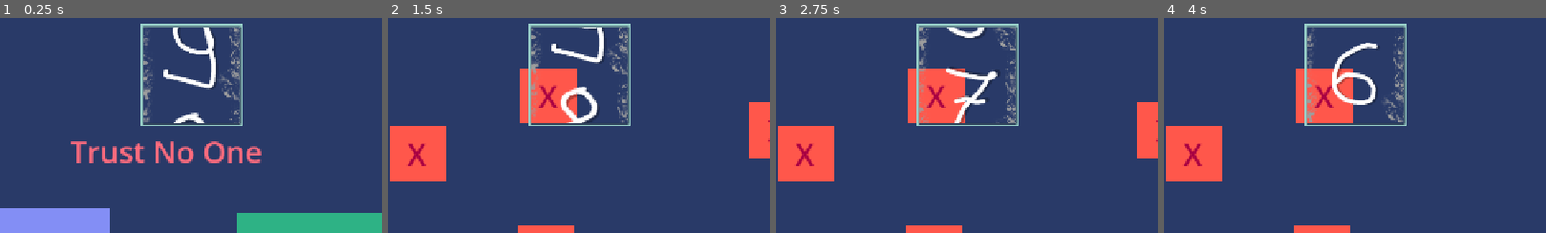
Above: before the commit, frames 1-4 (left to right).
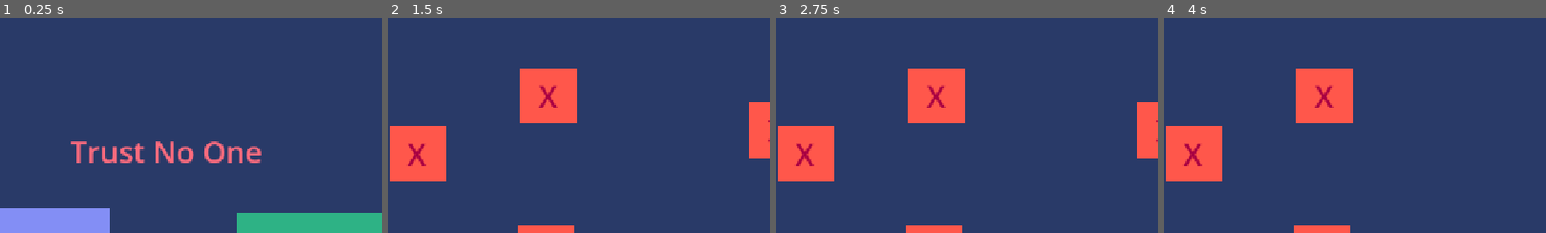
Above: after the commit, the same moments.

Repository: MisterIXI/gmtk26
Game: Godot game, scene res://scenes/__game/main.tscn
The game is run twice, just before and just after one commit, with the same random seed, the same clock (stepped at 60 frames per second) and the same inputs.
Inputs (mouse positions are % of the whole screen's width and height, from its top left):
- Up to frame 1 (0.25 s): no input
- Up to frame 2 (1.5 s): click "Green" at 0.5 s; move the mouse to (72, 45) at 1.27 s
- Up to frame 3 (2.75 s): move the mouse to (30, 55) at 2.02 s
- Up to frame 4 (4 s): click "X" at 2.75 s; click "X" at 3.5 s
The pictures show only the part of the screen within x 27-77%, y 0-50%; the shares and areas given below are measured in that part.

The runs differ from the first frame. In frame 1, 3.6% of the frame differs, in the area x 36-64%, y 2-51%; in frame 2, 3.5%; in frame 3, 3.4%; in frame 4, 3.3%.

Commit message:
the moutain doesnt change you do

Diff:
--- a/scenes/__game/main.tscn
+++ b/scenes/__game/main.tscn
@@ -4,26 +4,19 @@
 
 [node name="Main" type="Node2D" unique_id=182831752]
 
-[node name="Background" type="ColorRect" parent="." unique_id=443986363]
-z_index = -1
-custom_minimum_size = Vector2(25.316, 16.574)
-anchors_preset = 15
-anchor_right = 1.0
-anchor_bottom = 1.0
-offset_left = -560.0
-offset_top = -625.0
-offset_right = 2227.0
-offset_bottom = 1176.0
-grow_horizontal = 2
-grow_vertical = 2
-mouse_filter = 2
-color = Color(0.22745098, 0.26666668, 0.4, 1)
-metadata/_edit_lock_ = true
+[node name="Camera2D" type="Camera2D" parent="." unique_id=1107414062]
+position = Vector2(639.99994, 360.00006)
+scale = Vector2(1.0000001, 1)
+limit_left = 0
+limit_top = -400
+limit_right = 2540
+limit_bottom = 720
+position_smoothing_enabled = true
+drag_horizontal_enabled = true
+drag_vertical_enabled = true
 
 [node name="countdown" parent="." unique_id=1272253409 instance=ExtResource("1_ofrgl")]
+visible = false
 position = Vector2(667, 96.00001)
 scale = Vector2(1.265, 1.265)
-
-[node name="Camera2D" type="Camera2D" parent="." unique_id=1107414062]
-position = Vector2(640, 360)
 metadata/_edit_lock_ = true
--- /dev/null
+++ b/scenes/mountain/mountain.gd
@@ -0,0 +1,13 @@
+extends Node2D
+
+@export var pathfollow : PathFollow2D
+@export var camera : Camera2D
+
+var current_level : int = 0
+var level_progress : Array[float] = [0, 0.071, 0.115, 0.163, 0.212, 0.268, 0.322, 0.377, 0.435, 0.497, 0.553, 0.599, 0.6429, 0.6977, 0.7503, 0.7942, 0.8468, 0.9158, 1]
+
+signal moved
+
+func set_level(level : int):
+	current_level = level
+	var tween
--- /dev/null
+++ b/scenes/mountain/mountain.tscn
@@ -0,0 +1,67 @@
+[gd_scene format=3 uid="uid://bp4rgn2d1j2ee"]
+
+[ext_resource type="Texture2D" uid="uid://3eiyrj43g4qn" path="res://assets/textures/mountain.png" id="1_7gjsp"]
+[ext_resource type="Texture2D" uid="uid://cb8ntf2ovy8m4" path="res://assets/textures/path.png" id="2_85a4e"]
+[ext_resource type="Texture2D" uid="uid://w7idcgetmiy7" path="res://icon.svg" id="3_ejcf3"]
+
+[sub_resource type="Gradient" id="Gradient_vubpu"]
+colors = PackedColorArray(0, 0.6, 0.85882354, 1, 0.07058824, 0.30588236, 0.5372549, 1)
+
+[sub_resource type="GradientTexture2D" id="GradientTexture2D_50pvi"]
+gradient = SubResource("Gradient_vubpu")
+width = 1280
+height = 720
+fill_from = Vector2(0.5, 1)
+fill_to = Vector2(0.19130434, 0)
+
+[sub_resource type="Curve2D" id="Curve2D_q3roe"]
+_data = {
+"points": PackedVector2Array(0, 0, 0, 0, -12.706612, 648.5901, 0, 0, 0, 0, 147.35449, 650.6398, 0, 0, 0, 0, 245.25594, 630.5532, 0, 0, 0, 0, 356.36627, 606.36743, 0, 0, 0, 0, 469.03064, 586.6908, 0, 0, 0, 0, 577.033, 522.332, 0, 0, 0, 0, 700.5754, 485.8483, 0, 0, 0, 0, 821.7867, 460.4327, 0, 0, 0, 0, 953.09894, 433.37738, 0, 0, 0, 0, 1090.6271, 454.6937, 0, 0, 0, 0, 1224.2704, 423.94904, 0, 0, 0, 0, 1318.2869, 386.23557, 0, 0, 0, 0, 1402.2024, 343.60294, 0, 0, 0, 0, 1524.9677, 347.70224, 0, 0, 0, 0, 1625.9772, 267.35614, 0, 0, 0, 0, 1719.2166, 235.3817, 0, 0, 0, 0, 1845.8668, 237.43134, 0, 0, 0, 0, 1977.9562, 165.69377, 0, 0, 0, 0, 2173.7588, 166.92355)
+}
+point_count = 19
+
+[node name="Mountain" type="Node2D" unique_id=793561004]
+
+[node name="sky" type="Sprite2D" parent="." unique_id=1755676935]
+position = Vector2(1267.5, 155.50009)
+scale = Vector2(1.9804688, 1.5680557)
+texture = SubResource("GradientTexture2D_50pvi")
+
+[node name="mountain" type="Sprite2D" parent="sky" unique_id=1016317465]
+position = Vector2(0.75738525, -10.300429)
+scale = Vector2(0.504931, 0.51502144)
+texture = ExtResource("1_7gjsp")
+metadata/_edit_lock_ = true
+
+[node name="path" type="Sprite2D" parent="sky" unique_id=1564976767]
+position = Vector2(-1.2623291, -4.6351933)
+scale = Vector2(0.504931, 0.51502144)
+texture = ExtResource("2_85a4e")
+metadata/_edit_lock_ = true
+
+[node name="Path2D" type="Path2D" parent="sky/path" unique_id=1330698110]
+position = Vector2(-1359.6465, -938.2012)
+scale = Vector2(1.2870086, 2.439447)
+curve = SubResource("Curve2D_q3roe")
+
+[node name="PathFollow2D" type="PathFollow2D" parent="sky/path/Path2D" unique_id=111365291]
+position = Vector2(-12.611619, 648.5913)
+rotation = 0.012804926
+h_offset = 0.095
+loop = false
+
+[node name="Sprite2D" type="Sprite2D" parent="sky/path/Path2D/PathFollow2D" unique_id=885858151]
+position = Vector2(2.6226044e-06, 4.7504902e-05)
+scale = Vector2(0.33992583, 0.17073816)
+texture = ExtResource("3_ejcf3")
+
+[node name="Camera2D" type="Camera2D" parent="." unique_id=1604752102]
+position = Vector2(639.99994, 360.00006)
+scale = Vector2(1.0000001, 1)
+limit_left = 0
+limit_top = -400
+limit_right = 2540
+limit_bottom = 720
+position_smoothing_enabled = true
+drag_horizontal_enabled = true
+drag_vertical_enabled = true
Binary file added: assets/textures/mountain.png
Not shown, added: assets/textures/mountain.png.import
Binary file added: assets/textures/path.png
Not shown, added: assets/textures/path.png.import
Not shown, added: scenes/mountain/mountain.gd.uid
